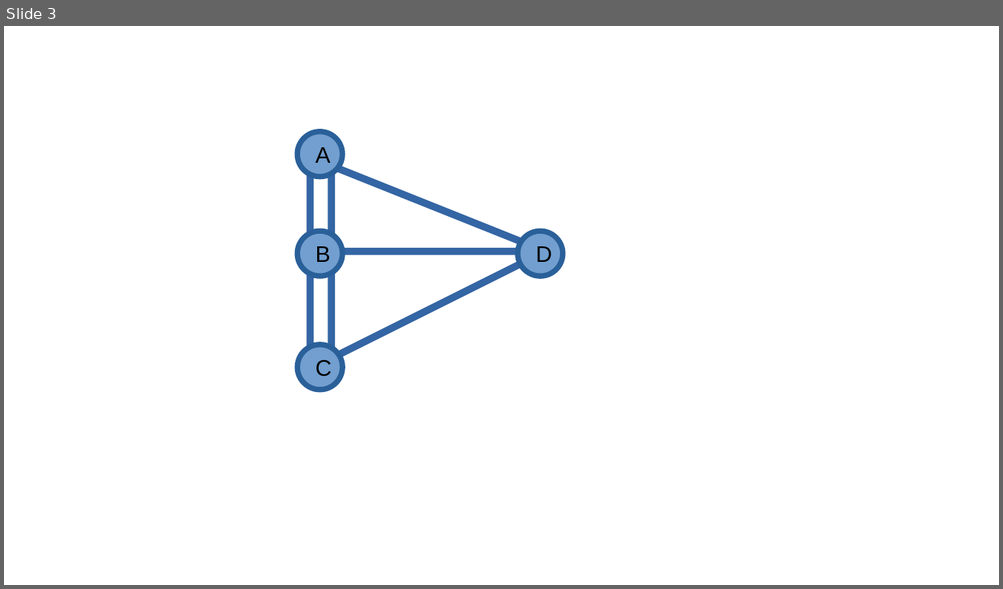
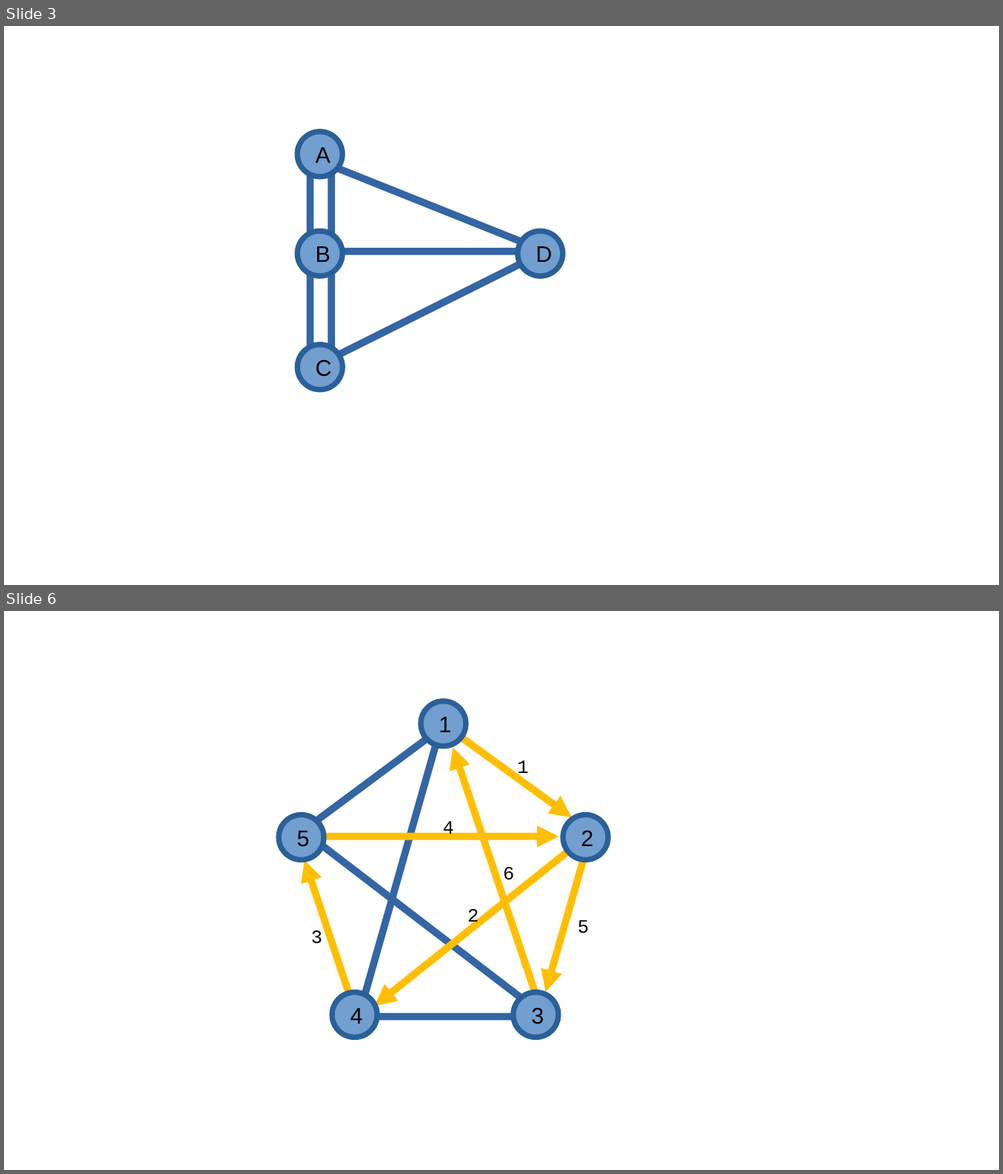
Before and after one commit to SmolLemon/SmolBook, a slide deck: visuals/Slides/eulerian-circuit.odp. Shown one above the other, each under a label of ours: slide 3 before the commit, slides 3 and 6 after it; the slides between them are not shown. The pictures are 1003x589 and 1003x1174 pixels, drawn with LibreOffice and Linux fonts; fonts in the diff are those of the drawing. Boxes give left, top, right and bottom in pixels: in the first picture for what was removed or moved away, otherwise in the second. Text is boxed around its words. In the diff, an @@ line names an element or a change of style, - is before the commit and + after.

```diff
--- a/visuals/Slides/eulerian-circuit.odp
+++ b/visuals/Slides/eulerian-circuit.odp
@@ slide 6 added at box(4, 611, 999, 1170), background #FFFFFF @@
@@ ellipse added at box(421, 701, 466, 746), fill #729FCF, outline #2A6099 4.31 pt, 18 pt, text #000000 @@
+1
@@ line added from (310, 826) to (432, 735), #3465A4 5.75 pt @@
@@ line added from (442, 723) to (365, 994), #3465A4 5.75 pt @@
@@ arrow added from (445, 726) to (572, 817), #FFBF00 5.75 pt @@
@@ arrow added from (542, 1014) to (452, 747), #FFBF00 5.75 pt @@
@@ text added at box(517, 760, 528, 779), 15 pt, text #000000 @@
+1
@@ ellipse added at box(279, 815, 324, 860), fill #729FCF, outline #2A6099 4.31 pt, 18 pt, text #000000 @@
+5
@@ arrow added from (600, 826) to (374, 1006), #FFBF00 5.75 pt @@
@@ text added at box(443, 820, 454, 840), 15 pt, text #000000 @@
+4
@@ ellipse added at box(563, 815, 608, 860), fill #729FCF, outline #2A6099 4.31 pt, 18 pt, text #000000 @@
+2
@@ arrow added from (297, 837) to (559, 837), #FFBF00 5.75 pt @@
@@ line added from (310, 837) to (546, 1017), #3465A4 5.75 pt @@
@@ arrow added from (591, 834) to (546, 992), #FFBF00 5.75 pt @@
@@ arrow added from (350, 996) to (304, 860), #FFBF00 5.75 pt @@
@@ text added at box(503, 867, 514, 880), 15 pt, text #000000 @@
+6
@@ text added at box(467, 908, 478, 928), 15 pt, text #000000 @@
+2
@@ text added at box(578, 920, 589, 934), 15 pt, text #000000 @@
+5
@@ text added at box(311, 931, 322, 944), 15 pt, text #000000 @@
+3
@@ ellipse added at box(333, 993, 378, 1038), fill #729FCF, outline #2A6099 4.31 pt, 18 pt, text #000000 @@
+4
@@ ellipse added at box(513, 993, 558, 1038), fill #729FCF, outline #2A6099 4.31 pt, 18 pt, text #000000 @@
+3
@@ line added from (342, 1017) to (538, 1017), #3465A4 5.75 pt @@
```
Also in this commit, not shown: 3 other slides added, 7 other files.
